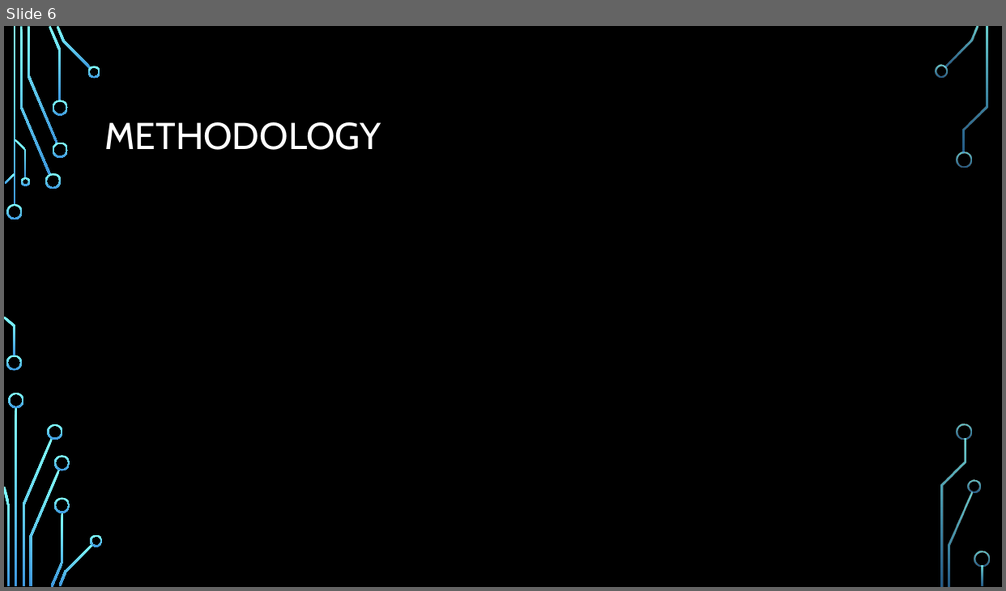
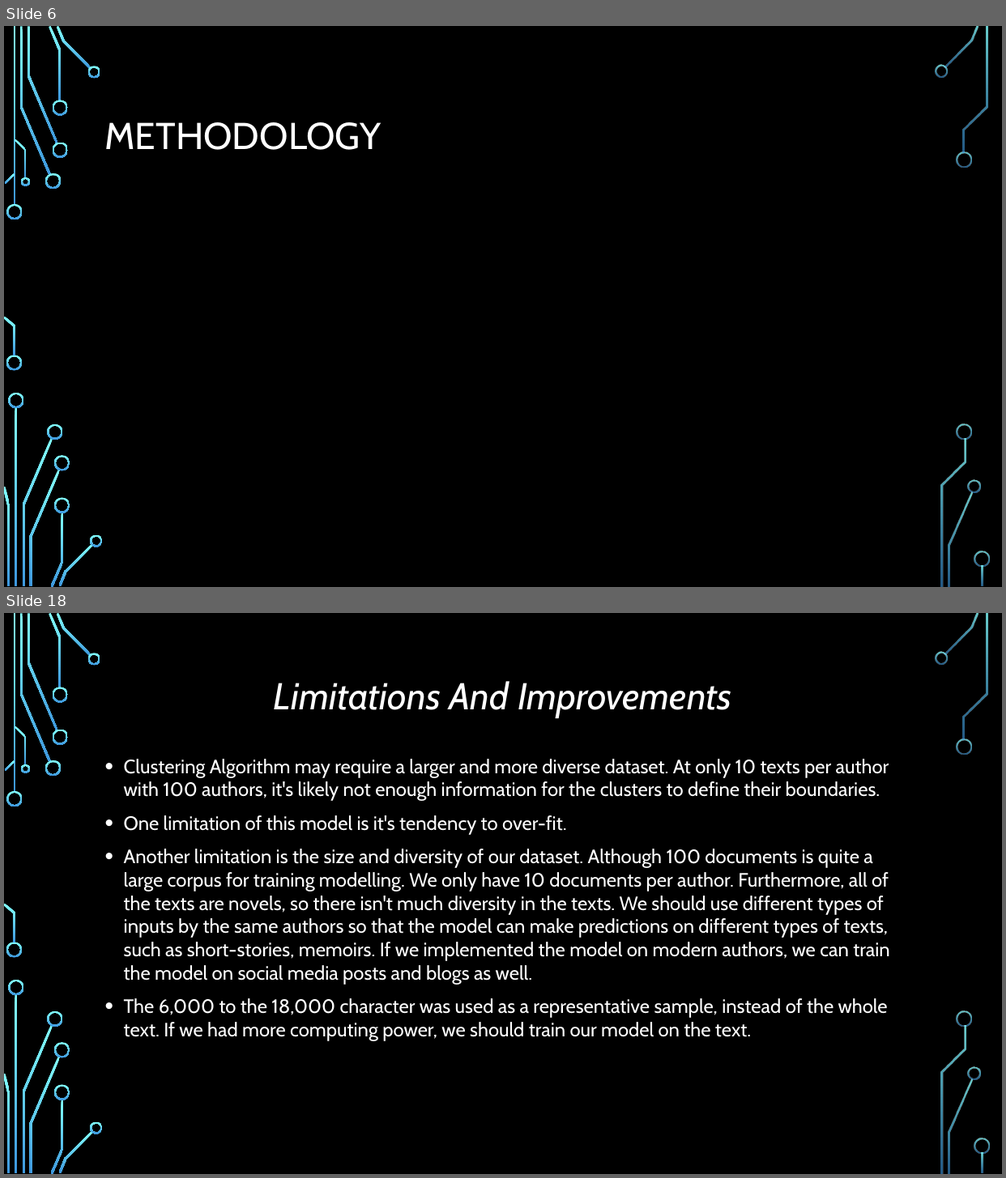
Before and after one commit to ayan1995/Thinkful, a slide deck: Bootcamp/Unit 4 Unsupervised Learning/Unsupervised Learning Capstone/Unsupervised Learning Capstone Presentation.pptx. Shown one above the other, each under a label of ours: slide 6 before the commit, slides 6 and 18 after it; the slides between them are not shown. The pictures are 1006x591 and 1006x1178 pixels, drawn with LibreOffice and Linux fonts; fonts in the diff are those of the drawing; background and template pictures are left out. Boxes give left, top, right and bottom in pixels: in the first picture for what was removed or moved away, otherwise in the second. Text is boxed around its words. In the diff, an @@ line names an element or a change of style, - is before the commit and + after.

```diff
--- a/Bootcamp/Unit 4 Unsupervised Learning/Unsupervised Learning Capstone/Unsupervised Learning Capstone Presentation.pptx
+++ b/Bootcamp/Unit 4 Unsupervised Learning/Unsupervised Learning Capstone/Unsupervised Learning Capstone Presentation.pptx
@@ slide 18 added at (x1=4, y1=613, x2=1002, y2=1174), background picture (left out); not listed: 36 template elements that a slide beside it also shows @@
@@ title added at (x1=274, y1=681, x2=732, y2=718), 36 pt, text #FFFFFF, italic @@
+Limitations And Improvements
@@ text added at (x1=124, y1=759, x2=889, y2=1041), 18.6 pt, text #FFFFFF @@
+• Clustering Algorithm may require a larger and more diverse dataset. At only 10 texts per author with 100 authors, it's likely not enough information for the clusters to define their boundaries.
+• One limitation of this model is it's tendency to over-fit.
+• Another limitation is the size and diversity of our dataset. Although 100 documents is quite a large corpus for training modelling. We only have 10 documents per author. Furthermore, all of the texts are novels, so there isn't much diversity in the texts. We should use different types of inputs by the same authors so that the model can make predictions on different types of texts, such as short-stories, memoirs. If we implemented the model on modern authors, we can train the model on social media posts and blogs as well.
+• The 6,000 to the 18,000 character was used as a representative sample, instead of the whole text. If we had more computing power, we should train our model on the text.
```
Also in this commit, not shown: 13 slides changed, 4 other slides added, 4 slides removed, 2 other files.
